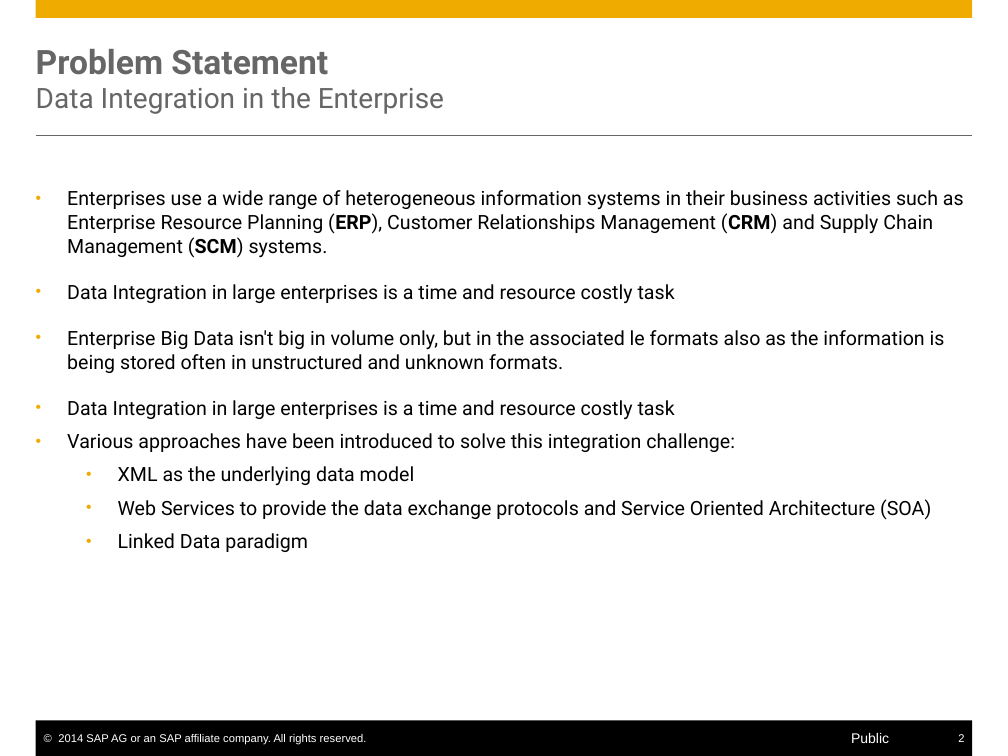
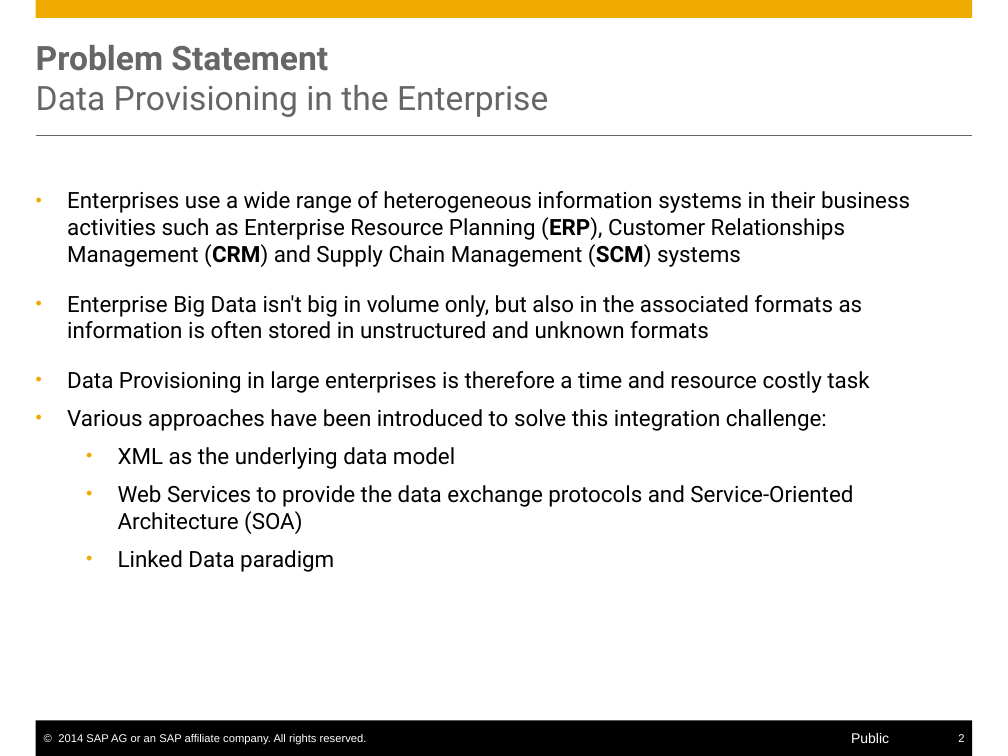
Before and after one commit to S-c-H-i-Z-o/PhD, a slide deck: slide 2 of Progress Reports CIFRE & Workplans/PhD Interim Report/presentation/Self-Service Data Provisioning through Semantic Enrichment of Data.pptx. Drawn at 1008x756 pixels with LibreOffice and Linux fonts; fonts in the diff are those of the drawing. Boxes give left, top, right and bottom in pixels: in the first picture for what was removed or moved away, otherwise in the second. Text is boxed around its words. In the diff, an @@ line names an element or a change of style, - is before the commit and + after.

```diff
--- a/Progress Reports CIFRE & Workplans/PhD Interim Report/presentation/Self-Service Data Provisioning through Semantic Enrichment of Data.pptx
+++ b/Progress Reports CIFRE & Workplans/PhD Interim Report/presentation/Self-Service Data Provisioning through Semantic Enrichment of Data.pptx
@@ title at [36,45,548,117]: text changed; size 20 to 24 pt @@
-Problem Statement
-Data Integration in the Enterprise
+Problem Statement
+Data Provisioning in the Enterprise
@@ text at [67,191,910,393]: text changed; size 14 to 16 pt @@
-• Enterprises use a wide range of heterogeneous information systems in their business activities such as Enterprise Resource Planning (ERP), Customer Relationships Management (CRM) and Supply Chain Management (SCM) systems.
-• Data Integration in large enterprises is a time and resource costly task
-• Enterprise Big Data isn't big in volume only, but in the associated le formats also as the information is being stored often in unstructured and unknown formats.
-• Data Integration in large enterprises is a time and resource costly task
+• Enterprises use a wide range of heterogeneous information systems in their business activities such as Enterprise Resource Planning (ERP), Customer Relationships Management (CRM) and Supply Chain Management (SCM) systems
+• Enterprise Big Data isn't big in volume only, but also in the associated formats as information is often stored in unstructured and unknown formats
+• Data Provisioning in large enterprises is therefore a time and resource costly task
@@ text at [67,409,827,572]: size 14 to 16 pt in "Various approaches have been introduced to solve ...", "XML as the underlying data model", "Linked Data paradigm"; more space between paragraphs @@
@@ text at [118,485,853,534]: text changed; size 14 to 16 pt @@
-  • Web Services to provide the data exchange protocols and Service Oriented Architecture (SOA)
+  • Web Services to provide the data exchange protocols and Service-Oriented Architecture (SOA)
```
Also in this commit, not shown: 16 other slides changed, 17 slides added, 3 slides removed, 23 other files.
